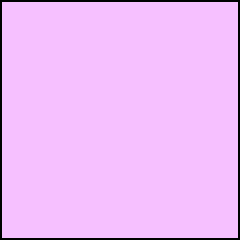
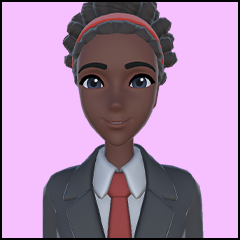
Two versions of the same layered image (240px x 240px). Layer-by-layer changes:
added layer "Screenshot 2024-12-03 120426" above "Screenshot 2024-12-03 120341" over (42, 2, 204, 238)
